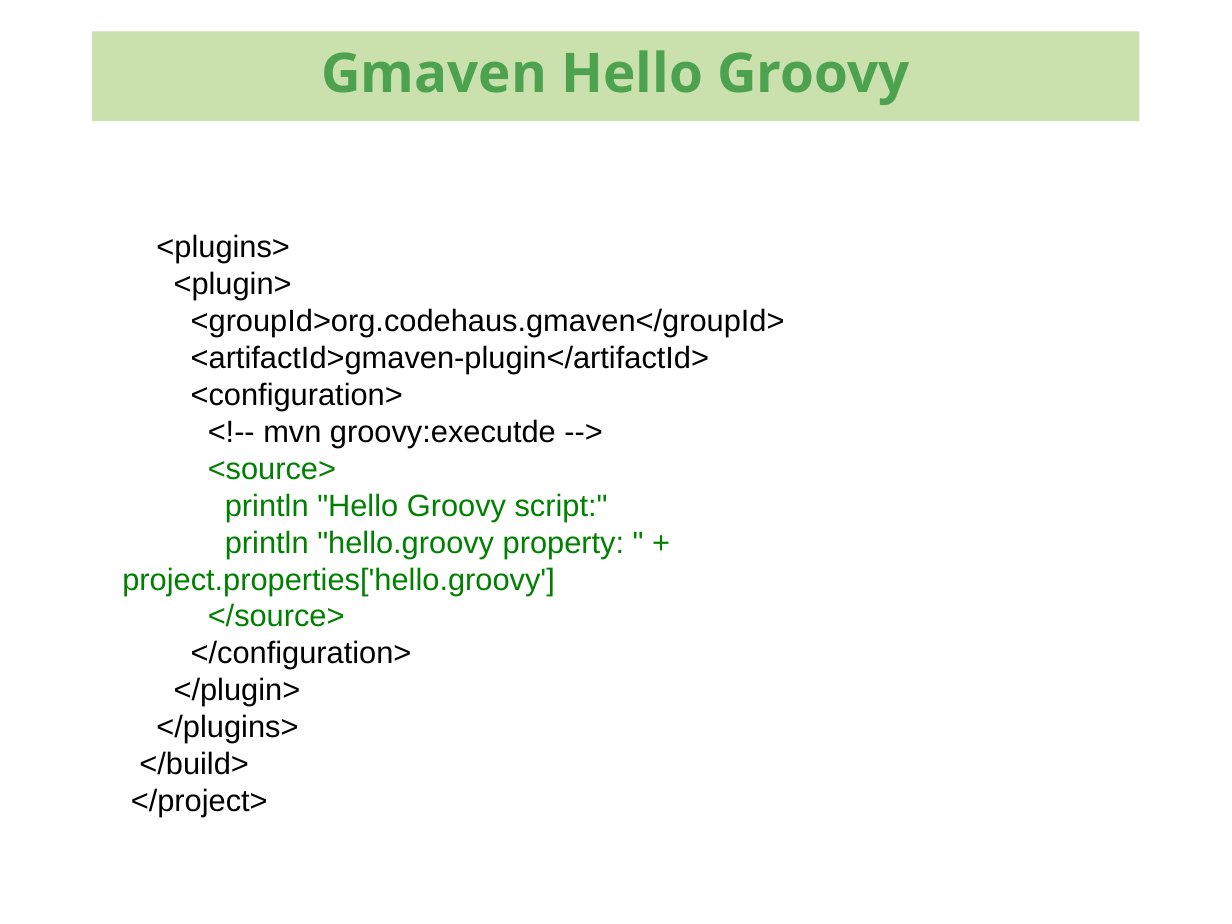
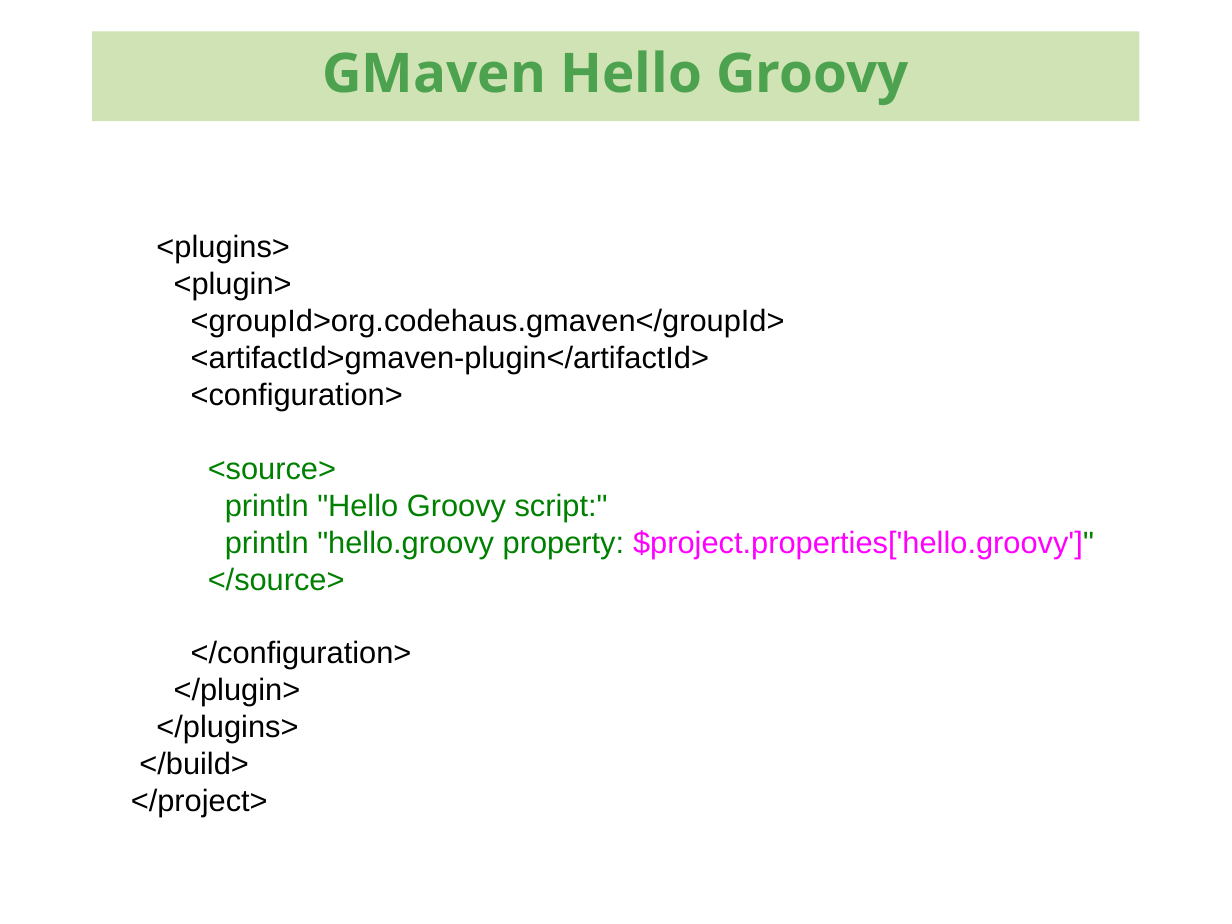
Before and after one commit to kenglxn/seam-maven-refimpl, a slide deck: slide 14 of sandbox/loo/gmaven-lynforedrag/gmaven-lynforedrag.odp (slide 13 before the commit). Drawn at 1232x924 pixels with LibreOffice and Linux fonts; fonts in the diff are those of the drawing; background and template pictures are left out. Boxes give left, top, right and bottom in pixels: in the first picture for what was removed or moved away, otherwise in the second. Text is boxed around its words. In the diff, an @@ line names an element or a change of style, - is before the commit and + after.

Commit message:
Updated GMaven lightning talk

```diff
--- a/sandbox/loo/gmaven-lynforedrag/gmaven-lynforedrag.odp
+++ b/sandbox/loo/gmaven-lynforedrag/gmaven-lynforedrag.odp
@@ rectangle "GMaven Hello Groovy" at [92,31,1140,121]: fill #CAE0AD to #CAE0AD at 90% opacity @@
@@ text in rectangle at [322,50,909,105]: text changed @@
-Gmaven Hello Groovy
+GMaven Hello Groovy
@@ rectangle at [106,180,1044,756]: fill #FFFFFF to #FFFFFF at 90% opacity @@
@@ text at [263,419,556,447]: paragraph removed @@
-<!-- mvn groovy:executde -->
@@ text at [225,530,1094,558]: text changed; text colour #008000 to #FF00FF @@
-println "hello.groovy property: " + project.properties['hello.groovy']
+println "hello.groovy property: $project.properties['hello.groovy']"
```
Also in this commit, not shown: 27 other slides changed, 2 slides added, 5 other files.
